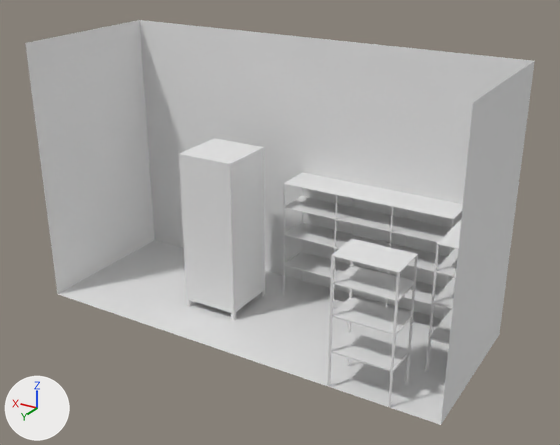
One commit to the Blender file blender_python_files/objectsDatacenter.blend: the scene before it, then after it.
Both versions are drawn from a camera (50 mm lens) standing at (-7.75, 33.96, 20.21) and looking at (10.05, 4.29, 5.38). The axes (+X, +Y, +Z) are drawn at lower left. The lights are the same throughout.

Names of what the first picture shows: 'estanteriaGrande', 'estanteriaPeque1', 'estanteriaPeque2', 'maquinaDeFrio', 'pared1', 'pared2', 'pared3', 'suelo'.
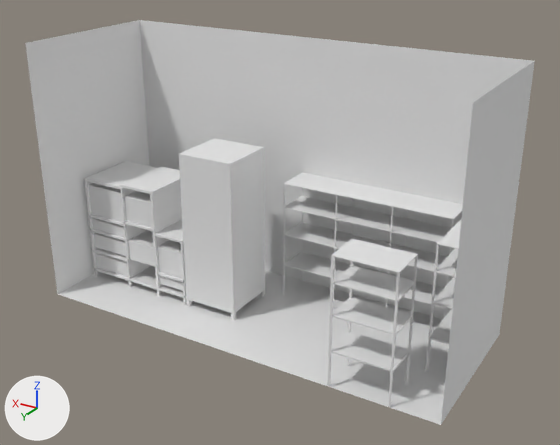
Patch to the scene script:
```diff
--- a/blender_python_files/objectsDatacenter.blend.py
+++ b/blender_python_files/objectsDatacenter.blend.py
@@ me_cube_002 @@
+me_cube_002.from_pydata(...)  # 544 vertices, 542 faces; spans x -2.7..3.4, y -1.0..1.0, z -94.7..1.0
@@ ob_servidores @@
+ob_servidores = bpy.data.objects.new('servidores', me_cube_002)
+ob_servidores.location = (17.96, 3.88, 5.96)
+ob_servidores.scale = (1.07, 1.7, 0.063)
```

Where the change shows, as pixel boxes (x1, y1, x2, y2) in the pictures (560 x 445 px):
'servidores', added: after (84, 161, 187, 305)
